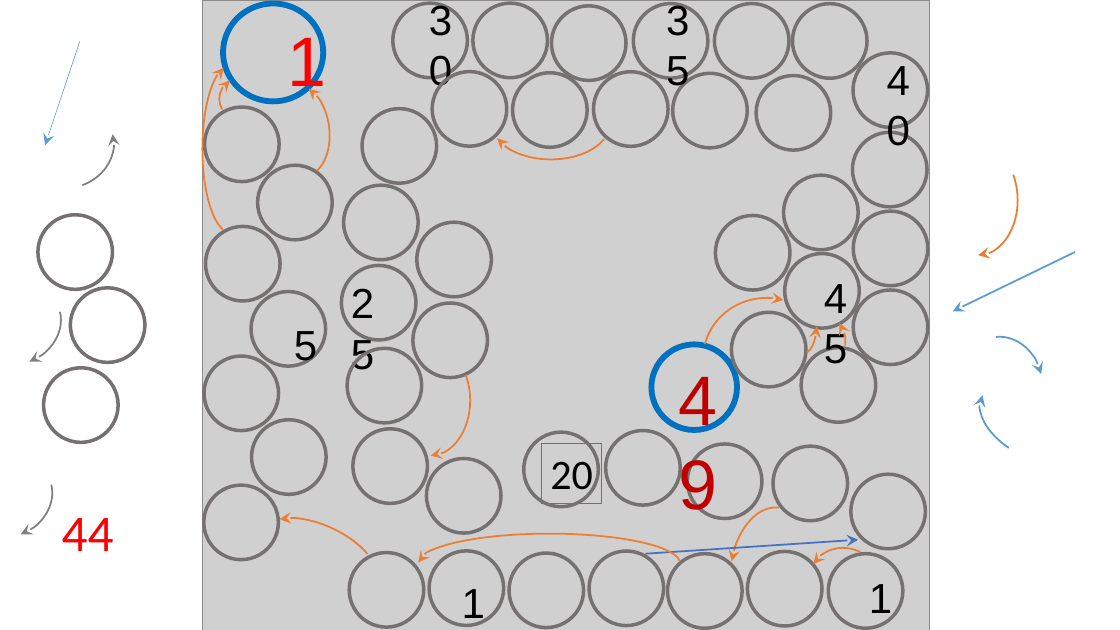
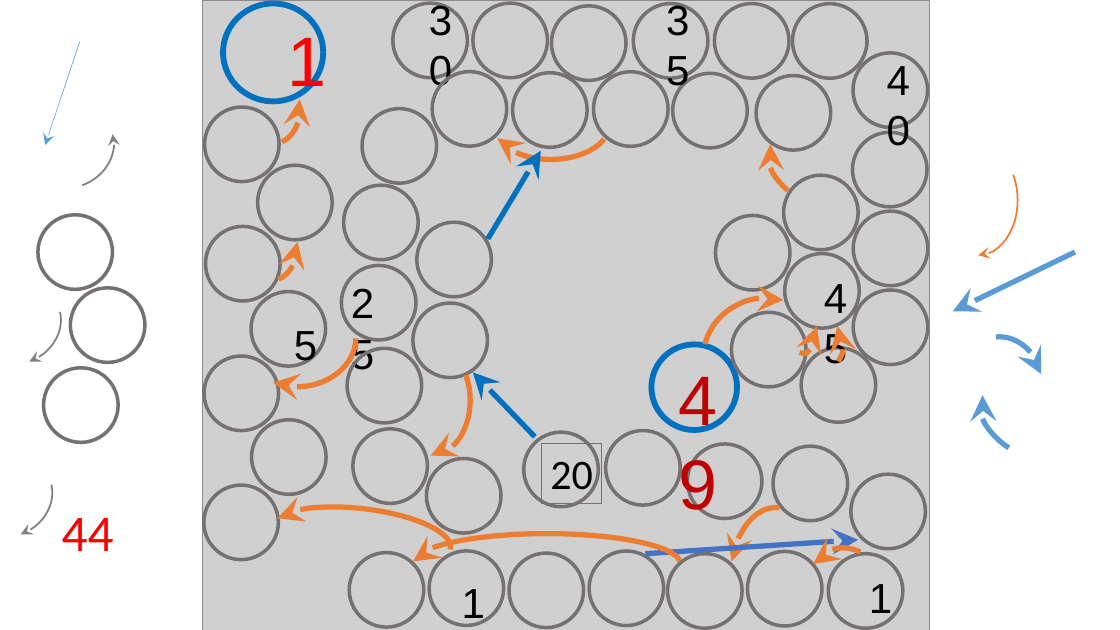
Before and after one commit to HehaInfoSzakkor2019/elso, a slide deck: slide 1 of kincs/terkep3.pptx. Drawn at 1120x630 pixels with LibreOffice and Linux fonts; fonts in the diff are those of the drawing; grey boxes stand for pictures. Boxes give left, top, right and bottom in pixels: in the first picture for what was removed or moved away, otherwise in the second. Text is boxed around its words. In the diff, an @@ line names an element or a change of style, - is before the commit and + after.

```diff
--- a/kincs/terkep3.pptx
+++ b/kincs/terkep3.pptx
@@ arc (boxed as its full ellipse) removed at <box>202,65,260,233</box> @@
@@ arc (boxed as its full ellipse) at <box>244,71,300,145</box>: outline #ED7D31 1.5 pt to #ED7D31 4.5 pt; proportions changed; rotation 237 to 0 degrees @@
@@ arc (boxed as its full ellipse) added at <box>754,118,877,226</box>, outline #ED7D31 4.5 pt @@
@@ arrow added from (488, 239) to (541, 150), #0070C0 4.5 pt @@
@@ arc (boxed as its full ellipse) at <box>241,208,297,281</box>: outline #ED7D31 1.5 pt to #ED7D31 4.5 pt; proportions changed; rotation 83 to 0 degrees @@
@@ arrow (1075, 252) - (953, 312): stroke #5B9BD5 1.5 pt to #5B9BD5 4.5 pt @@
@@ arc (boxed as its full ellipse) added at <box>238,288,356,387</box>, outline #ED7D31 4.5 pt @@
@@ outline #ED7D31 1.5 pt to #ED7D31 4.5 pt in 5 elements at <box>723,503,819,630</box>, <box>796,535,893,630</box>, <box>391,345,471,455</box>, <box>492,87,610,160</box>, <box>703,298,831,420</box> @@
@@ outline #ED7D31 1.5 pt to #ED7D31 4.5 pt; proportions changed in 3 elements at <box>791,291,818,354</box>, <box>413,534,681,593</box>, <box>800,318,844,371</box> @@
@@ arc (boxed as its full ellipse) at <box>953,329,1052,437</box>: outline #5B9BD5 1.5 pt to #5B9BD5 4.5 pt @@
@@ arrow added from (535, 437) to (473, 372), #0070C0 4.5 pt @@
@@ arc (boxed as its full ellipse) at <box>966,368,1089,477</box>: outline #5B9BD5 1.5 pt to #5B9BD5 4.5 pt @@
@@ arc (boxed as its full ellipse) at <box>269,499,454,577</box>: outline #ED7D31 1.5 pt to #ED7D31 4.5 pt; proportions changed; rotation 24 to 6 degrees @@
@@ arc (boxed as its full ellipse): place and size @@
-arc (boxed as its full ellipse) at <box>418,534,681,593</box>
+arc (boxed as its full ellipse) at <box>413,534,681,593</box>
@@ arrow (645, 554) - (859, 540): stroke #4472C4 1.5 pt to #4472C4 4.5 pt @@
```
Also in this commit, not shown: 1 other file.
